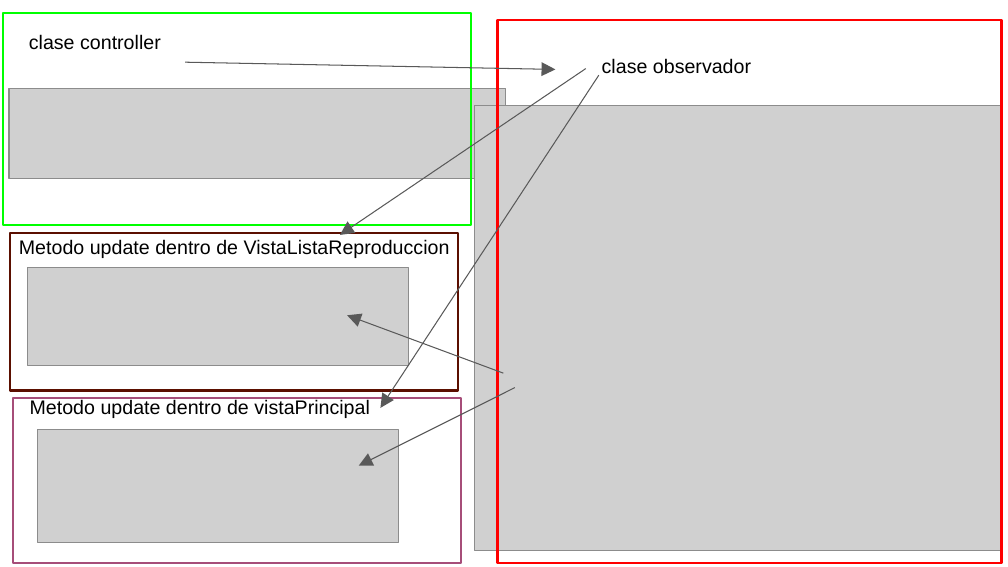
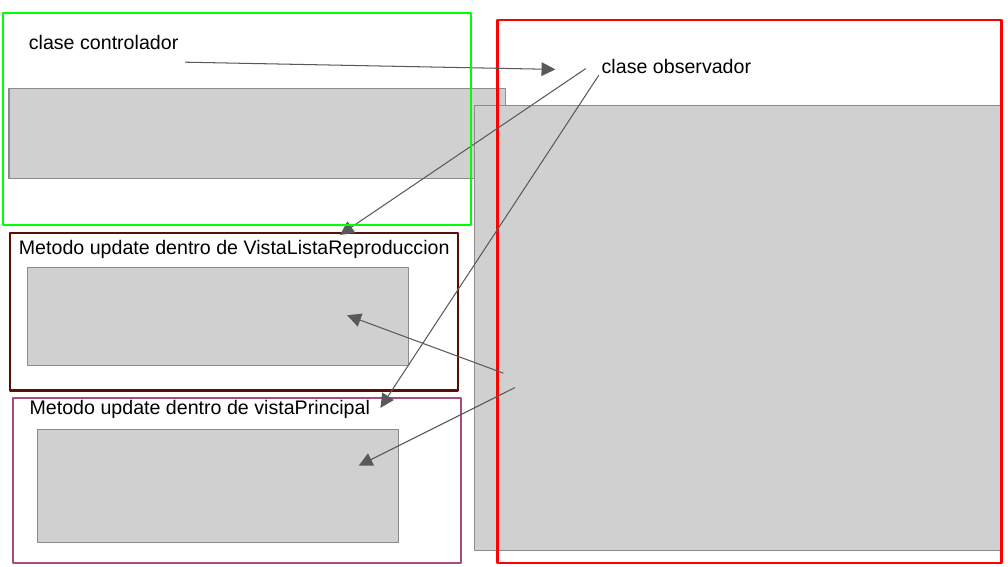
Before and after one commit to martintarres/TrabajoSoftware, a slide deck: slide 12 of Documentos/Reproductor de Musica.pptx (slide 7 before the commit). Drawn at 1008x567 pixels with LibreOffice and Linux fonts; fonts in the diff are those of the drawing; grey boxes stand for pictures. Boxes give left, top, right and bottom in pixels: in the first picture for what was removed or moved away, otherwise in the second. Text is boxed around its words. In the diff, an @@ line names an element or a change of style, - is before the commit and + after.

```diff
--- a/Documentos/Reproductor de Musica.pptx
+++ b/Documentos/Reproductor de Musica.pptx
@@ text at [29,34,178,50]: text changed @@
-clase controller
+clase controlador
```
Also in this commit, not shown: 1 other slide changed, 5 slides added.
